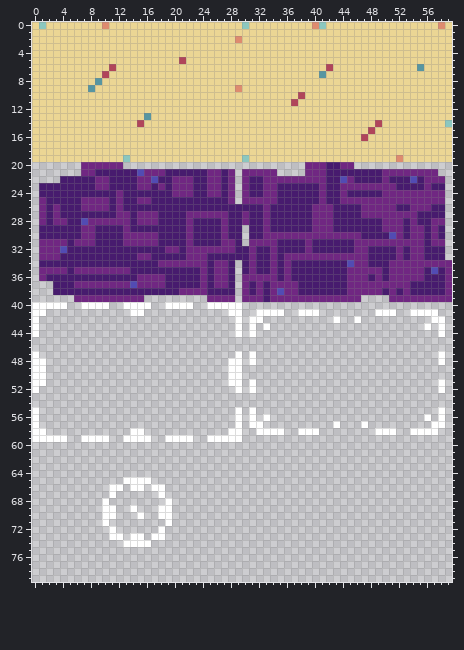
Edited in one commit: pixel-art file (raw/tilemap/tile_set.ase). The picture above is the old version.
60x80 pixels, 1 frame.
The same view after the edit:
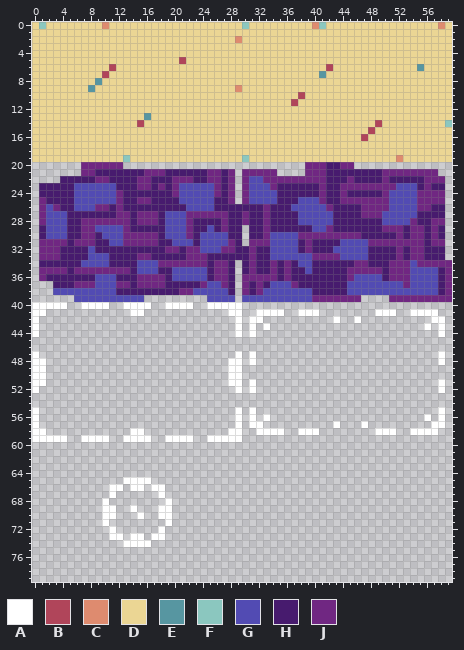
Palette (. is transparent): A #ffffff  B #b0455a  C #de8b6f  D #ebd694  E #5796a1  F #8bc7bf  G #524bb3  H #471b6e  J #702782
From old to new:
--- layer "Layer 3"
@@ x 0..59 @@
 20 .......JJJJJJ..........................JJJHHJJ..............
-21 .......JJHHHHHHGJJJHHHHHHJJHJ.JJJJJ....JJJHHHHHHHHJJJJJJJJ..
-22 ....HHHHHJJHHHHJJGHHJJJHHJJHJ.JHHJJJJJJJJJHHGJHHHHJHHHGHJJJ.
-23 .HHHHHHHHJJHHHHJJHJHJJJHHJJHJ.JHHJJHHHHHHJHHJJJJJJJJHHHHJHH.
-24 .HHHHHHHHHHHJHHHHHHHJJJHHJJHJ.JHHJJHHHHHHJHHJHHHHHJJJJJJJJJ.
-25 .JHHHHHJJJJHJHHJJHHHHHHHHHHHJ.JJJJJHHHHHHJHHJJJJJJJJJJJJJJJ.
-26 .JHJHHHJJJJHJHHHHHHHHHHHHHHHHHHHHJHHHHHHJJJHHHHJJJJJHHJJJHH.
-27 .JHJHHHHHHHHJJHJJJHHHHJJJJJJHHJHHJHHHHHHJJJHHHHJJJJJJJJHHHH.
-28 .JHJJHHGJJJJJJHJJJHHHHJHHHHJHHJHHJHHHHHHJJJHHHHHHHJJJHJHHJJ.
-29 .HHHHHHJJHHHHJHHHHHHHHJHHHHJHH.HHJHHHHHHJJJHHHHHHHJJJHJJHJH.
-30 .HHHHHHJJHHHHJJJJJHHHHJHHHHJHH.HHJJJJJJJJJJJJJJHHHHGJHJJHJH.
-31 .JJJJHJJJHHHHJJJJJHHHHJHHHHJJH.JJJJHHHHJHHHHHHJJJJJJJJJJHJJ.
-32 .JJJGHHHHHHHHHHHHHHJJHJJJJJJJHHJHHJHHHHJHHHHHHJJHHHHJHJJHHH.
-33 .JJJHHHHHHHHHHHJJHHHHHJJJHHHHHHJHHJHJJJJJJJJJJJJHHHHJHJJHHH.
-34 .HHHHHHHHHHHHHHHHHJJJJJJJHJJH.HJHHJHJHHHHHHHHGJJHHHJJJJJJJJJ
-35 .JJJJHJJJJJJJJHHHHHHHHHHJHJJH.HJHHJHJHHHHHHHHJJJJJHJJJJJHGHJ
-36 .JHHHHHHHHHHHHHJJJJHHHHHJHJJH.JJJJJHJHHHHHHHHJJJHJHJJJJJHHHJ
-37 ...HHHJJJJJJJJGJJJJHHHHHJHJJH.JHJHJJJJHHHHHHHJJJJJJJJJHHHHHJ
-38 ...HHHHHHHHHHHHHHHHHHJJJJHHHH.JHJHJGJJHHHHHHHJJJJJHJHJHHHHHJ
-39 ......JJJJJJJJJJ.........JJJJ.JJJHJJJJJJJJJJJJJ....JJJJJJJJJ
+21 .......JJHHHHHHHJJJHHHHHHJJHJ.JJJJJ....JJJHHHHHHHHJJJJJJJJ..
+22 ....HHHHHJJHHHHJJHHHJJJHHJJHJ.JGGJJJJJJJJJHHHJHHHHJHHHHHJJJ.
+23 .HHHHHGGGGGGHHHJJHJHJGGGGGJHJ.JGGGJHHHHHHJHHJJJJJJJJGGGHJHH.
+24 .HHHHHGGGGGGJHHHHHHHJGGGGGJHJ.JGGGGHHHHHHJHHJHHHHHJGGGGJJJJ.
+25 .JHHHHGGGGGGJHHJJHHHHGGGGGHHJ.JGGGGHHHGGGJHHJJJJJJJGGGGJJJJ.
+26 .JGJHHGGGJJHJHHHHHHHHHGGGGHHHHHHHJHHHGGGGGJHHHHJJJJGGGGJJHH.
+27 .JGGGHHHHHHHJJHJJJHGGGJJJJJJHHJHHJHHHHGGGGGHHHHJJJGGGGGHHHH.
+28 .JGGGHHJJJJJJJHJJJHGGGJHHHHJHHJHHJHHHHGGGGGHHHHHHHGGGGJHHJJ.
+29 .HGGGHHJJGGGGJHHHHHGGGJHHGHJHH.HHJHHHHHHGGJHHHHHHHJJJHJJHJH.
+30 .HGGGHHJJHGGGJJJJJHGGGJHGGGGHH.HHJGGGGJJJJJJJJJHHHHHJHJJHJH.
+31 .JJJJHJJJHHGGJJJJJHHGGGHGGGGJH.JJJGGGGHJHHHHGGGGJJJJJJJJHJJ.
+32 .JJJHHHHGHHHHHHHHHHJJHJJGGGJJHHJHHGGGGHJHHHGGGGGHHHHJHJJHHH.
+33 .JJJHHHHGGGHHHHJJHHHHHJJJHHHHHHJHHGGGGGGJJJJGGGGHHHHJHJJHHH.
+34 .HHHHHHGGGGHHHHGGGJJJJJJJHJJH.HJHHJHJHGGHHHHHHJJHHHJJJGJJJJJ
+35 .JJJJHJJJJJJJJHGGGHHGGGGGHJJH.HJHHJHJHHGHHHHHJJJJJHJJJGGGGHJ
+36 .JHHHHHHHGGGHHHJJJJHGGGGGHJJH.JJJJJHJHHHHHHHHJGGGGHJJJGGGGHJ
+37 ...HHHJJJGGGJJHJJJJHHHHHJGGJH.JHJHGGGJHHHHHHHGGGGGGGGJGGGGHJ
+38 ...GGGGGGGGGHHHHHHHHHJJGGGGGH.JHJGGGGGGGHHHHHGGGGGGGGGGGGGHJ
+39 ......GGGGGGGGGG.........GGGG.GGGGGGGGGGJJJJJJJ....JJJJJJJJJ
 40 AAAAA..AAAA..AAAA..AAAA..AAAAA..............................
